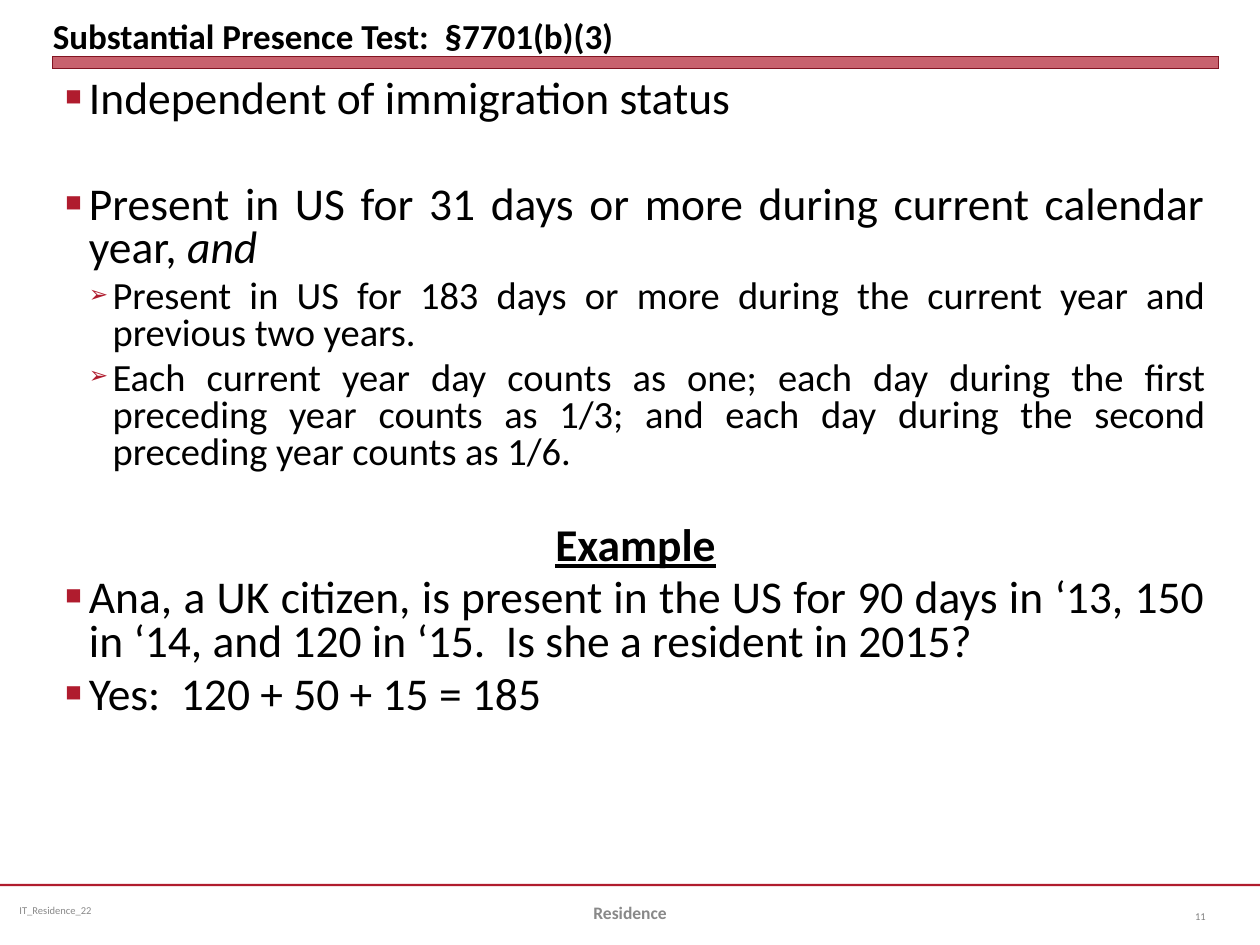
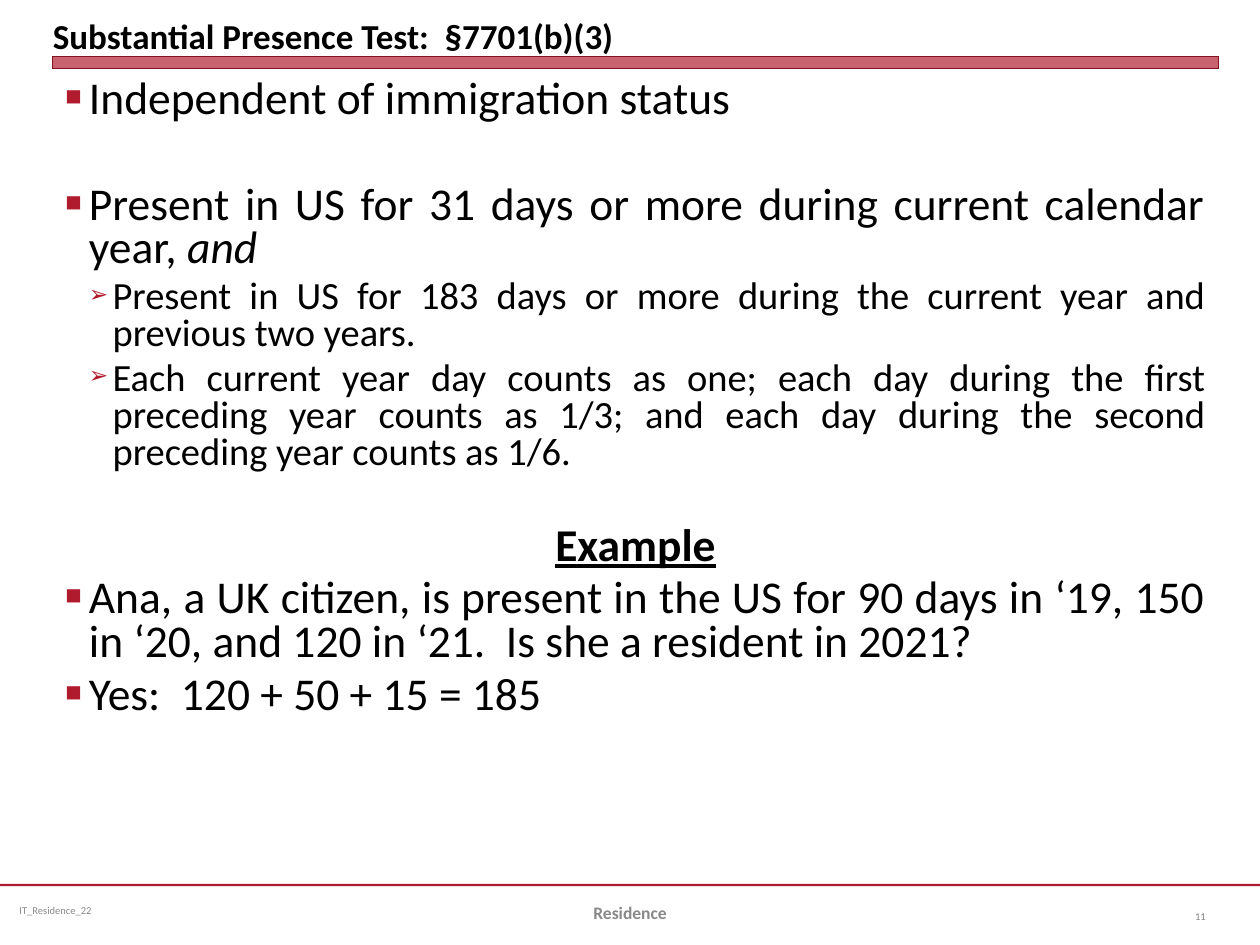
Before and after one commit to jmc877/International-Tax, a slide deck: slide 11 of slides/IT_Residence_22.pptx. Drawn at 1260x945 pixels with LibreOffice and Linux fonts; fonts in the diff are those of the drawing. Boxes give left, top, right and bottom in pixels: in the first picture for what was removed or moved away, otherwise in the second. Text is boxed around its words. In the diff, an @@ line names an element or a change of style, - is before the commit and + after.

```diff
--- a/slides/IT_Residence_22.pptx
+++ b/slides/IT_Residence_22.pptx
@@ text at (89, 580, 1204, 663): text changed @@
-■ Ana, a UK citizen, is present in the US for 90 days in ‘13, 150 in ‘14, and 120 in ‘15. Is she a resident in 2015?
+■ Ana, a UK citizen, is present in the US for 90 days in ‘19, 150 in ‘20, and 120 in ‘21. Is she a resident in 2021?
```
Also in this commit, not shown: 12 other slides changed, 7 other files.
